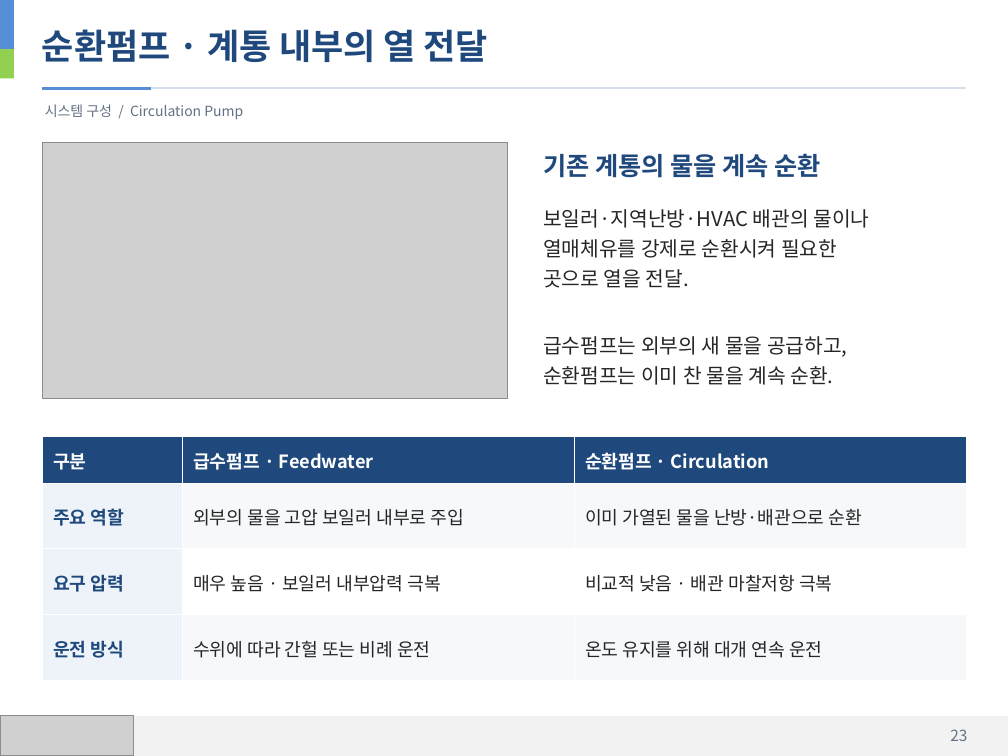
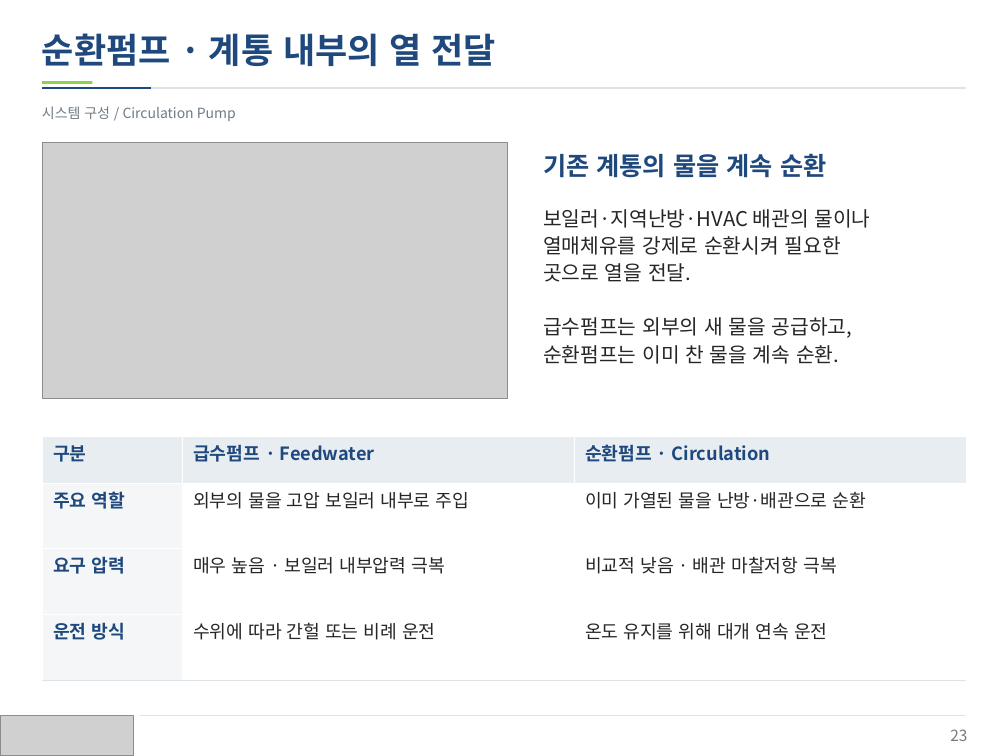
Before and after one commit to jskang5000-arch/my-PPT, a slide deck: slide 23 of KITECH_Boiler.pptx. Drawn at 1008x756 pixels with LibreOffice and Linux fonts; fonts in the diff are those of the drawing; grey boxes stand for pictures. Boxes give left, top, right and bottom in pixels: in the first picture for what was removed or moved away, otherwise in the second. Text is boxed around its words. In the diff, an @@ line names an element or a change of style, - is before the commit and + after.

Commit message:
Refine presentation colors and text alignment

```diff
--- a/KITECH_Boiler.pptx
+++ b/KITECH_Boiler.pptx
@@ text "순환펌프 · 계통 내부의 열 ..." at (42,33,495,66): line spacing 1.12 to 33.5pt; less space between paragraphs @@
@@ rectangle removed at (0,49,14,79) @@
@@ line (42, 89) - (966, 89): stroke #D6DFE9 1 pt to #DEE3E8 1 pt @@
@@ line (42, 89) - (151, 89): stroke #558ED5 2 pt to #1F497D 1 pt @@
@@ rectangle: place and size @@
-rectangle at (0,0,14,49)
+rectangle at (42,82,93,85)
@@ rectangle at (42,82,93,85): fill #558ED5 to #92D050 @@
@@ text "시스템 구성 / Circulation Pump" at (42,106,236,121): text colour #627184 to #707B87; line spacing 1.12 to 13.4pt; less space between paragraphs @@
@@ text "기존 계통의 물을 계속 순환" at (543,153,826,178): line spacing 1.12 to 24.1pt; less space between paragraphs @@
@@ text "보일러·지역난방·HVAC 배관의 물이나" at (543,209,870,364): line spacing 1.12 to 19.4pt; less space between paragraphs @@
@@ table at (42,436,967,680) @@
@@ fill #1F497D to #E8EDF2 in row 1 @@
@@ fill #EDF3F9 to #F5F6F8 in 3 cells @@
@@ fill #F6F8FA to #FFFFFF in 4 cells @@
@@ text colour #FFFFFF to #1F497D in "구분", "급수펌프 · Feedwater", "순환펌프 · Circulation" @@
@@ line spacing 1.06 to 17.4pt @@
@@ borders changed @@
@@ rectangle at (0,716,1008,756): fill #F2F2F2 to #FFFFFF @@
@@ line added from (140, 716) to (966, 716), #DEE3E8 0.6 pt @@
```
Also in this commit, not shown: 33 other slides changed.
